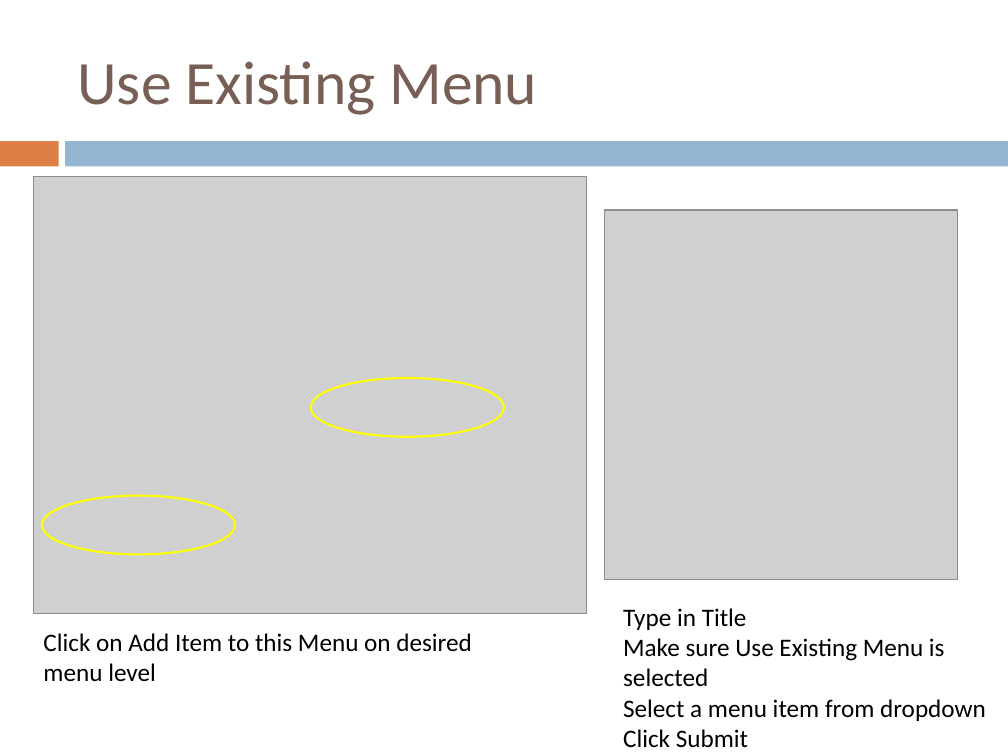
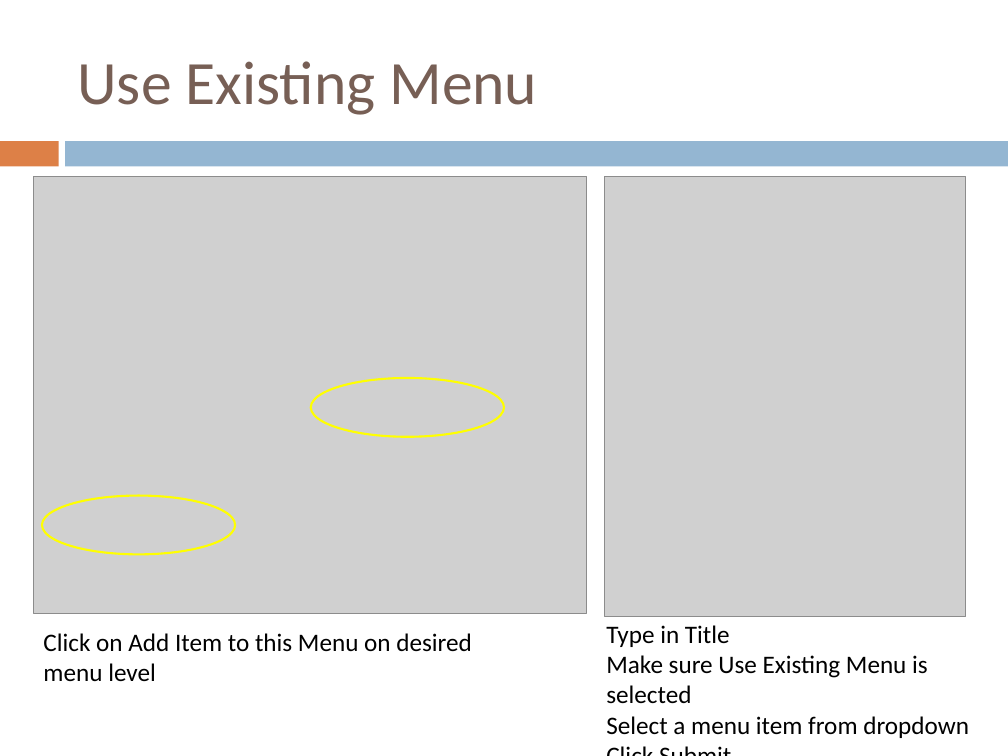
Before and after one commit to anochens/475-Pitt-Health-frontend, a slide deck: slide 9 of visual-data-entry-system/Data Entry User Guide.pptx. Drawn at 1008x756 pixels with LibreOffice and Linux fonts; fonts in the diff are those of the drawing; grey boxes stand for pictures. Boxes give left, top, right and bottom in pixels: in the first picture for what was removed or moved away, otherwise in the second. Text is boxed around its words. In the diff, an @@ line names an element or a change of style, - is before the commit and + after.

```diff
--- a/visual-data-entry-system/Data Entry User Guide.pptx
+++ b/visual-data-entry-system/Data Entry User Guide.pptx
@@ picture: place and size @@
-picture at (605, 210, 958, 580)
+picture at (605, 176, 966, 617)
@@ text "Type in Title" rewrapped from (623, 608, 986, 747) to (606, 625, 969, 738) @@
```
Also in this commit, not shown: 1 other slide changed, 1 other file.
